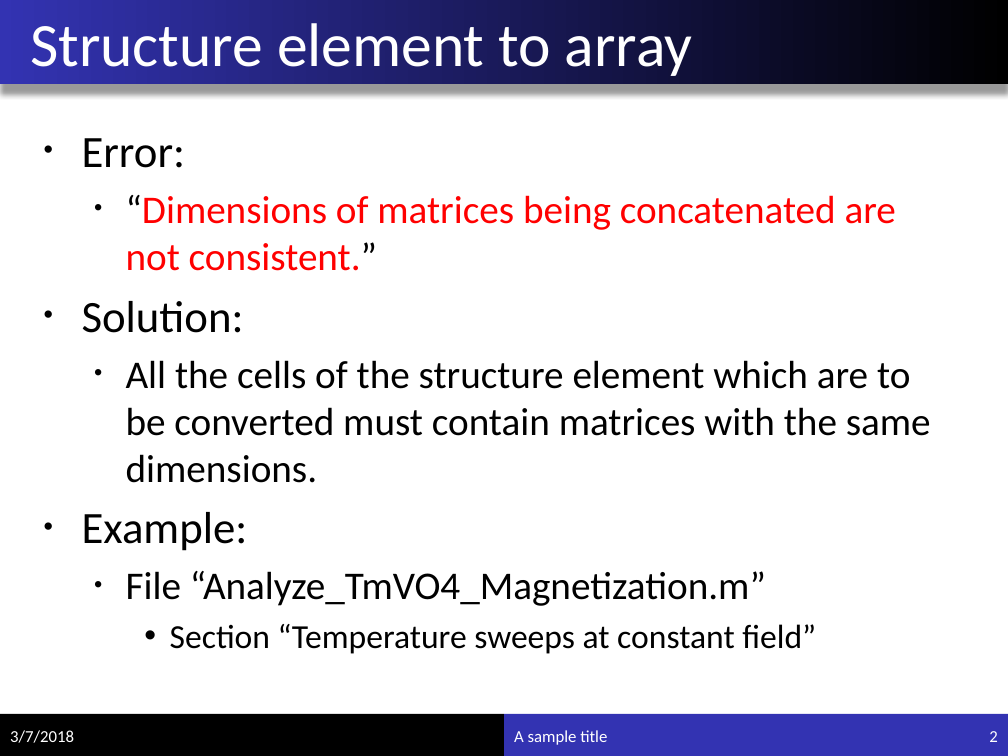
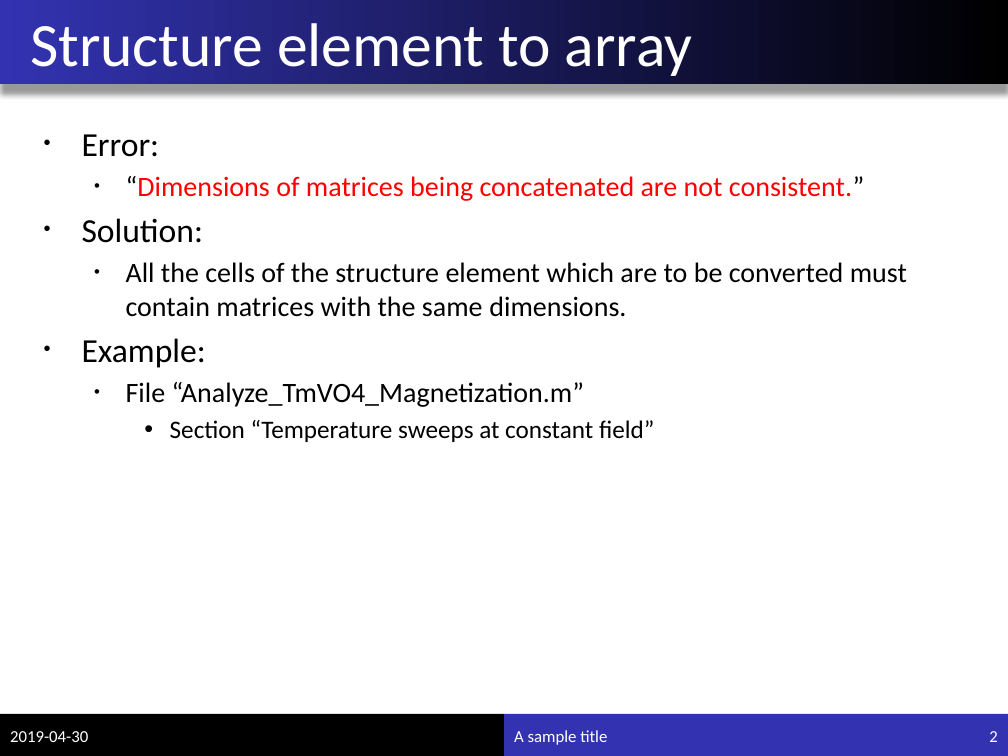
Before and after one commit to pmassat/matlab-postdoc, a slide deck: slide 2 of Matlab_debugging.pptx. Drawn at 1008x756 pixels with LibreOffice and Linux fonts; fonts in the diff are those of the drawing. Boxes give left, top, right and bottom in pixels: in the first picture for what was removed or moved away, otherwise in the second. Text is boxed around its words. In the diff, an @@ line names an element or a change of style, - is before the commit and + after.

```diff
--- a/Matlab_debugging.pptx
+++ b/Matlab_debugging.pptx
@@ text "Error:" at [82,134,907,442]: size 32 to 24 pt in "Error:", "Solution:", "Example:"; size 28 to 20 pt in "“Dimensions of matrices being concatenated are not ...", "All the cells of the structure element ...", "File “Analyze_TmVO4_Magnetization.m”"; size 24 to 18 pt in "Section “Temperature sweeps at constant field”"; less space between paragraphs @@
@@ text at [10,731,88,742]: text changed @@
-3/7/2018
+2019-04-30
```
Also in this commit, not shown: 1 other slide changed, 1 slide added, 3 other files.
